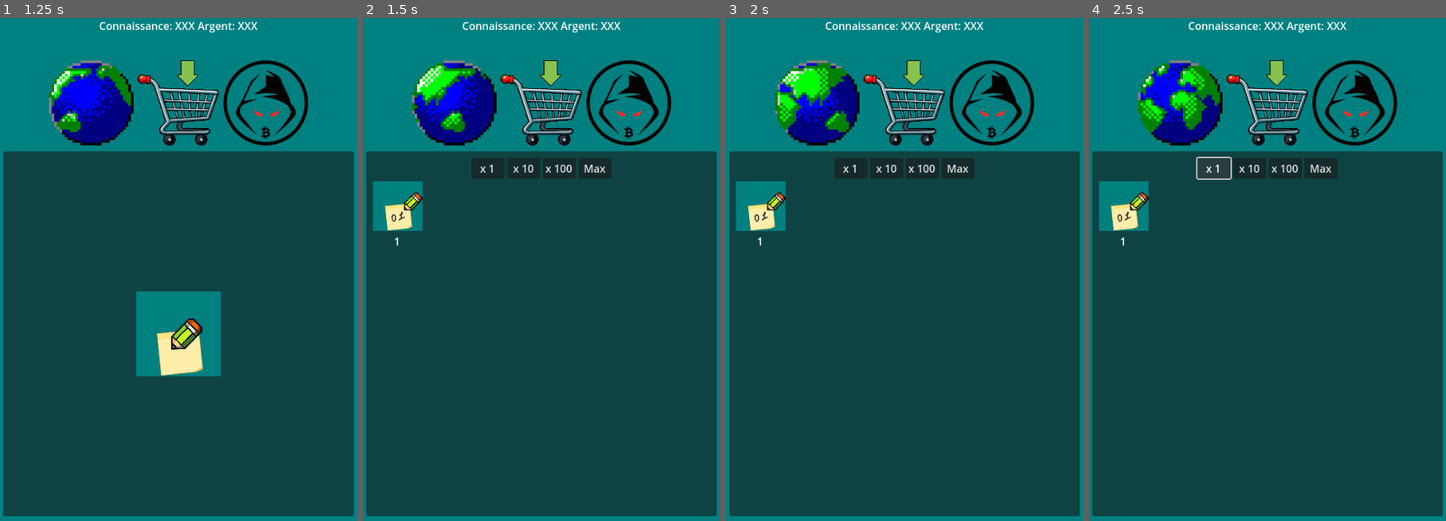
Above: before the commit, frames 1-4 (left to right).
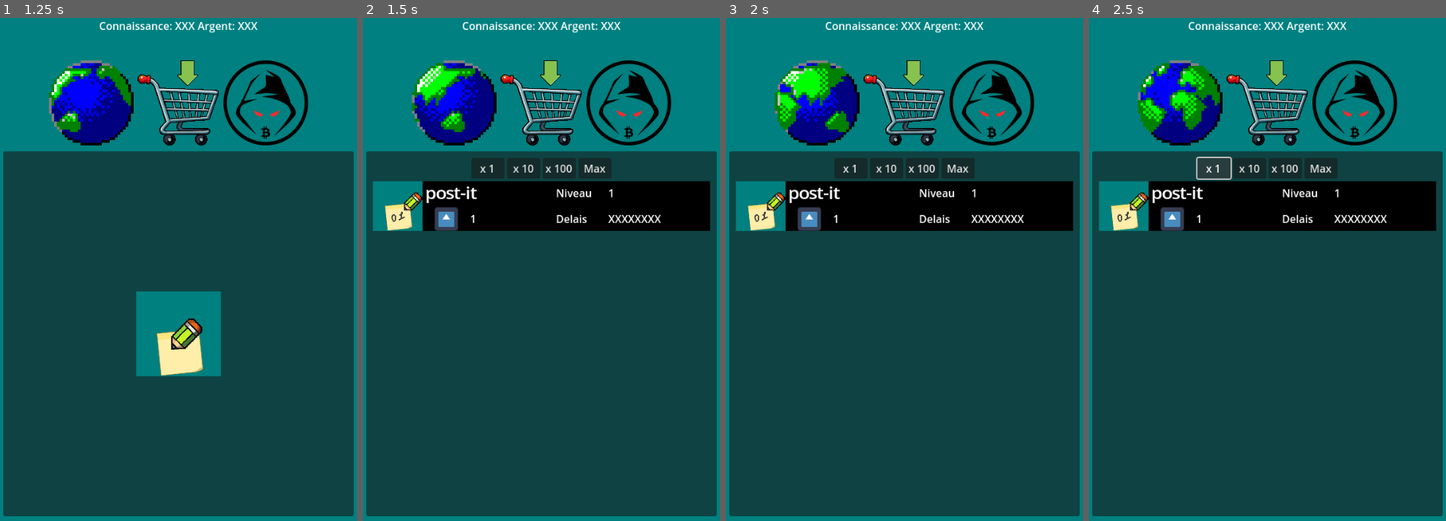
Above: after the commit, the same moments.

Repository: Proksimas/HackerIDLE
Game: Godot game, scene res://Game/main.tscn
Same seed, same stepped clock (60 frames per second), same inputs: the game is played once before the commit and once after it. The engine's default icon, where the game draws it, is replaced by a stand-in: a white triangle on a blue panel in a dark square.
Inputs (mouse positions are in pixels of both pictures, inside the frame that each line leads up to):
- Up to frame 1 (1.25 s): click (92, 103) at 0.5 s
- Up to frame 2 (1.5 s): click (541, 103) at 1.25 s
- Up to frame 3 (2 s): no input
- Up to frame 4 (2.5 s): click "x 1" at 2 s

Frame 1 is identical in both runs. In frame 2, 7.9% of the frame differs, in the area x 8-98%, y 32-46%; in frame 3, 7.9%; in frame 4, 7.9%.

Commit message:
shop_item in progress

Diff:
--- a/hackeridle/Game/Interface/shop.gd
+++ b/hackeridle/Game/Interface/shop.gd
@@ -25,7 +25,7 @@
 		var new_shop_item:ShopItem = SHOP_ITEM.instantiate()
 		shop_grid.add_child(new_shop_item)
 		new_shop_item.set_item(item_name)
-		new_shop_item.shop_button.pressed.connect(_on_shop_button_pressed.bind(new_shop_item.current_item_cara))
+		new_shop_item.pressed.connect(_on_shop_button_pressed.bind(new_shop_item.current_item_cara))
 
 	pass
 
@@ -44,7 +44,7 @@
 	#Puis on ajuste l'ui de l'item acheté pour optimisé
 	for shop_item:ShopItem in shop_grid.get_children():
 		if  not shop_item.current_item_cara.is_empty() and shop_item.current_item_cara["item_name"] == item_name:
-			shop_item.set_price()
+			shop_item.set_info()
 
 	pass
 
--- a/hackeridle/Game/Interface/shop_item.gd
+++ b/hackeridle/Game/Interface/shop_item.gd
@@ -1,9 +1,15 @@
-extends VBoxContainer
+extends Button
 
 class_name ShopItem
 
-@onready var shop_button: TextureButton = %ShopButton
+@onready var shop_texture: TextureRect = %ShopTexture
+
 @onready var item_price_label: Label = %ItemPriceLabel
+@onready var item_name_label: Label = %ItemNameLabel
+@onready var level_label: Label = %LevelLabel
+@onready var level_point_label: Label = %LevelPointLabel
+@onready var speed_label: Label = %SpeedLabel
+@onready var speed_point_label: Label = %SpeedPointLabel
 
 var current_item_cara: Dictionary
 # Called when the node enters the scene tree for the first time.
@@ -21,11 +27,17 @@
 	var item_cara =  LearningItemsDB.learning_items_db[item_name]
 	current_item_cara = item_player_cara
 
-	shop_button.texture_normal = load(item_cara["texture_path"])
-	set_price()
+	shop_texture.texture = load(item_cara["texture_path"])
+	set_info()
 
 	pass
 
-func set_price():
+func set_info():
+	var item_name = current_item_cara["item_name"]
+	item_name_label.text = item_name
+
 	var item_price = current_item_cara["level"] # ATTENTION TODO faut que l'item price correspond au prix
 	item_price_label.text = Global.number_to_string(item_price)
+
+	var item_level = current_item_cara["level"]
+	level_point_label.text = Global.number_to_string(item_level)
--- a/hackeridle/Game/Interface/shop_item.tscn
+++ b/hackeridle/Game/Interface/shop_item.tscn
@@ -1,31 +1,133 @@
-[gd_scene load_steps=3 format=3 uid="uid://b7vmw6dhf4lw0"]
+[gd_scene load_steps=9 format=3 uid="uid://b7vmw6dhf4lw0"]
 
 [ext_resource type="Script" path="res://Game/Interface/shop_item.gd" id="1_a4nb3"]
 [ext_resource type="Texture2D" uid="uid://dwtk81fnv7wg1" path="res://Game/Graphics/App_icons/final_frame.png" id="1_vsjf5"]
+[ext_resource type="Texture2D" uid="uid://cbow3lc3huh7r" path="res://icon.svg" id="3_2d3tu"]
 
-[node name="ShopItem" type="VBoxContainer"]
+[sub_resource type="StyleBoxEmpty" id="StyleBoxEmpty_rhnfj"]
+
+[sub_resource type="StyleBoxFlat" id="StyleBoxFlat_prdu3"]
+bg_color = Color(0, 0, 0, 1)
+
+[sub_resource type="StyleBoxFlat" id="StyleBoxFlat_4hq43"]
+bg_color = Color(0.099986, 0.099986, 0.099986, 1)
+
+[sub_resource type="FontVariation" id="FontVariation_govgv"]
+variation_transform = Transform2D(1.1, 0, 0, 1, 0, 0)
+
+[sub_resource type="StyleBoxEmpty" id="StyleBoxEmpty_cqc5w"]
+
+[node name="ShopItem" type="Button"]
+custom_minimum_size = Vector2(0, 75)
 anchors_preset = -1
-anchor_right = 0.138889
-anchor_bottom = 0.10625
-offset_right = -75.0
-offset_bottom = -102.0
+anchor_right = 0.948148
+anchor_bottom = 0.078125
+offset_right = -6.10352e-05
+size_flags_horizontal = 3
+theme_override_styles/focus = SubResource("StyleBoxEmpty_rhnfj")
+theme_override_styles/hover = SubResource("StyleBoxFlat_prdu3")
+theme_override_styles/pressed = SubResource("StyleBoxFlat_4hq43")
+theme_override_styles/normal = SubResource("StyleBoxFlat_prdu3")
 script = ExtResource("1_a4nb3")
 metadata/_edit_use_anchors_ = true
 
-[node name="AspectRatioContainer" type="AspectRatioContainer" parent="."]
+[node name="HBoxContainer" type="HBoxContainer" parent="."]
+layout_mode = 1
+anchors_preset = 15
+anchor_right = 1.0
+anchor_bottom = 1.0
+grow_horizontal = 2
+grow_vertical = 2
+metadata/_edit_use_anchors_ = true
+
+[node name="AspectRatioContainer" type="AspectRatioContainer" parent="HBoxContainer"]
 layout_mode = 2
 
-[node name="ShopButton" type="TextureButton" parent="AspectRatioContainer"]
+[node name="ShopTexture" type="TextureRect" parent="HBoxContainer/AspectRatioContainer"]
 unique_name_in_owner = true
 custom_minimum_size = Vector2(75, 75)
 layout_mode = 2
-texture_normal = ExtResource("1_vsjf5")
-ignore_texture_size = true
-stretch_mode = 0
+texture = ExtResource("1_vsjf5")
+expand_mode = 1
 
-[node name="ItemPriceLabel" type="Label" parent="."]
+[node name="VBoxContainer" type="VBoxContainer" parent="HBoxContainer"]
+layout_mode = 2
+size_flags_horizontal = 2
+
+[node name="ItemNameLabel" type="Label" parent="HBoxContainer/VBoxContainer"]
 unique_name_in_owner = true
 layout_mode = 2
-text = "Prix"
-horizontal_alignment = 1
-metadata/_edit_use_anchors_ = true
+size_flags_vertical = 6
+theme_override_colors/font_shadow_color = Color(0, 0, 0, 1)
+theme_override_constants/outline_size = 5
+theme_override_fonts/font = SubResource("FontVariation_govgv")
+theme_override_font_sizes/font_size = 25
+text = "XXX"
+
+[node name="HBoxContainer" type="HBoxContainer" parent="HBoxContainer/VBoxContainer"]
+layout_mode = 2
+size_flags_vertical = 3
+
+[node name="AspectRatioContainer" type="AspectRatioContainer" parent="HBoxContainer/VBoxContainer/HBoxContainer"]
+layout_mode = 2
+size_flags_horizontal = 3
+
+[node name="GoldTexture" type="TextureRect" parent="HBoxContainer/VBoxContainer/HBoxContainer/AspectRatioContainer"]
+custom_minimum_size = Vector2(30, 30)
+layout_mode = 2
+texture = ExtResource("3_2d3tu")
+expand_mode = 1
+
+[node name="ItemPriceLabel" type="Label" parent="HBoxContainer/VBoxContainer/HBoxContainer"]
+unique_name_in_owner = true
+layout_mode = 2
+text = "xxxxx"
+
+[node name="VBoxContainer2" type="VBoxContainer" parent="HBoxContainer"]
+layout_mode = 2
+size_flags_horizontal = 3
+
+[node name="HBoxContainer" type="HBoxContainer" parent="HBoxContainer/VBoxContainer2"]
+layout_mode = 2
+size_flags_horizontal = 0
+size_flags_vertical = 6
+alignment = 1
+
+[node name="LevelLabel" type="Label" parent="HBoxContainer/VBoxContainer2/HBoxContainer"]
+unique_name_in_owner = true
+custom_minimum_size = Vector2(75, 0)
+layout_mode = 2
+size_flags_horizontal = 3
+text = "Niveau"
+
+[node name="LevelPointLabel" type="Label" parent="HBoxContainer/VBoxContainer2/HBoxContainer"]
+unique_name_in_owner = true
+layout_mode = 2
+size_flags_horizontal = 3
+text = "XXX"
+horizontal_alignment = 2
+
+[node name="HBoxContainer2" type="HBoxContainer" parent="HBoxContainer/VBoxContainer2"]
+layout_mode = 2
+size_flags_horizontal = 0
+size_flags_vertical = 6
+alignment = 1
+
+[node name="SpeedLabel" type="Label" parent="HBoxContainer/VBoxContainer2/HBoxContainer2"]
+unique_name_in_owner = true
+custom_minimum_size = Vector2(75, 0)
+layout_mode = 2
+size_flags_horizontal = 3
+text = "Delais"
+
+[node name="SpeedPointLabel" type="Label" parent="HBoxContainer/VBoxContainer2/HBoxContainer2"]
+unique_name_in_owner = true
+layout_mode = 2
+size_flags_horizontal = 3
+text = "XXXXXXXX"
+horizontal_alignment = 2
+
+[node name="VSeparator" type="VSeparator" parent="HBoxContainer"]
+custom_minimum_size = Vector2(35, 0)
+layout_mode = 2
+theme_override_styles/separator = SubResource("StyleBoxEmpty_cqc5w")
